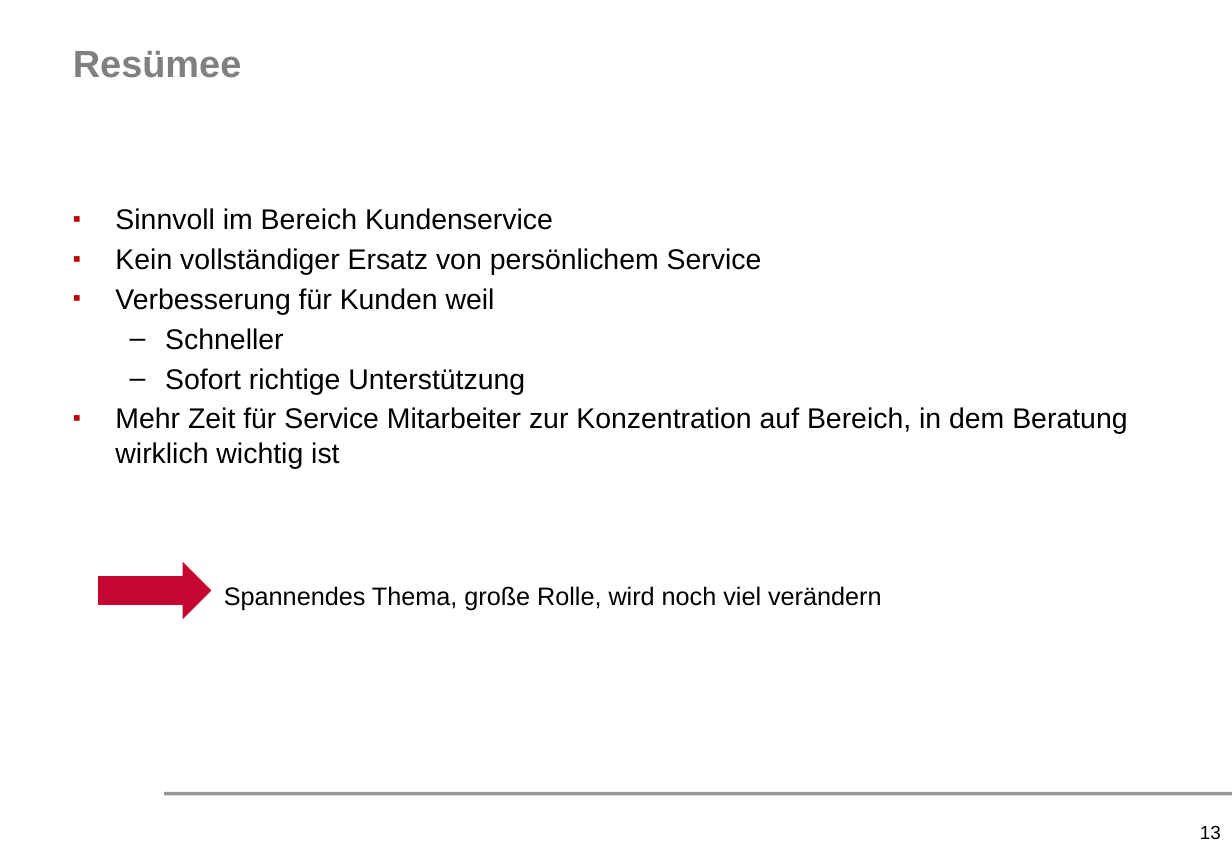
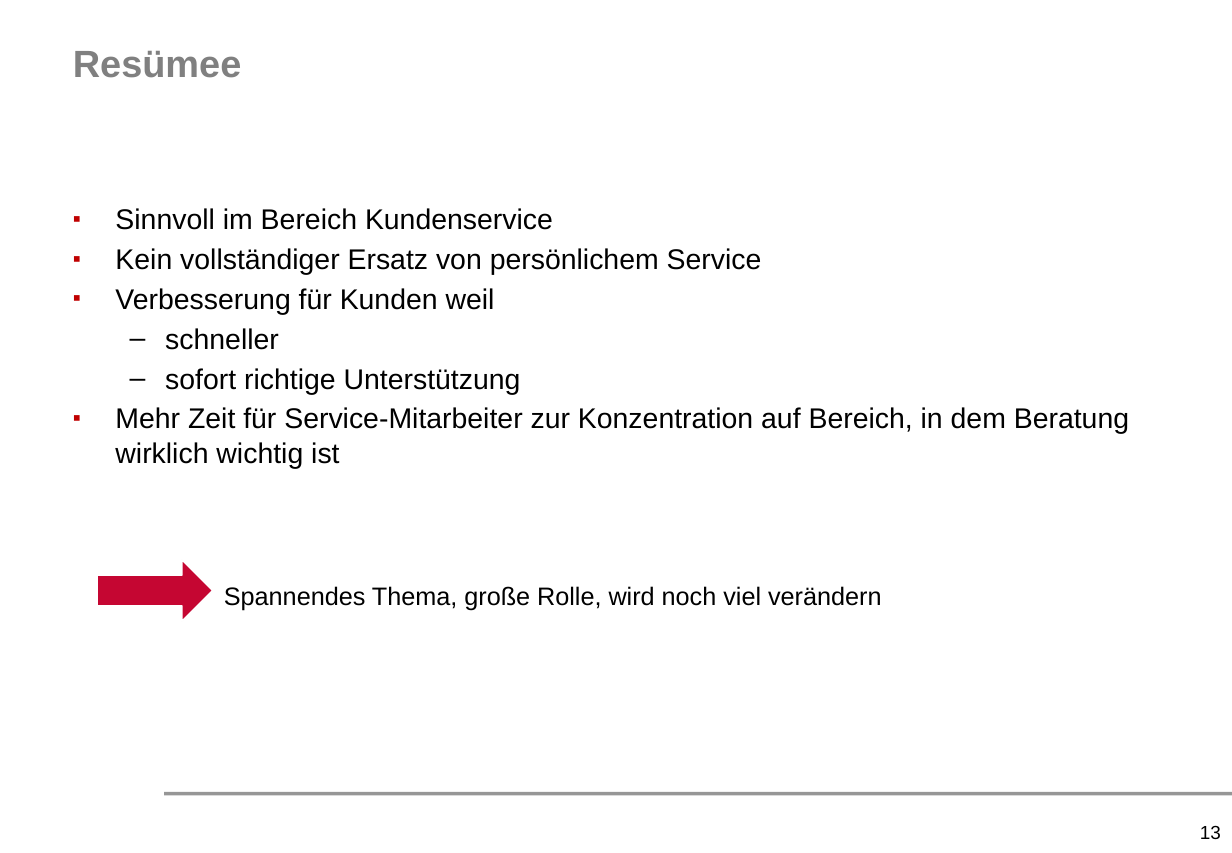
Before and after one commit to Kjani01/s06_praktika, a slide deck: slide 13 of CCFachtagung/HM-Computergrafik-Gruppe10.pptx. Drawn at 1232x853 pixels with LibreOffice and Linux fonts; fonts in the diff are those of the drawing; background and template pictures are left out. Boxes give left, top, right and bottom in pixels: in the first picture for what was removed or moved away, otherwise in the second. Text is boxed around its words. In the diff, an @@ line names an element or a change of style, - is before the commit and + after.

Commit message:
minor changes on pptx

```diff
--- a/CCFachtagung/HM-Computergrafik-Gruppe10.pptx
+++ b/CCFachtagung/HM-Computergrafik-Gruppe10.pptx
@@ text at bbox=[115, 328, 1129, 468]: text changed @@
-  – Schneller
-  – Sofort richtige Unterstützung
-▪ Mehr Zeit für Service Mitarbeiter zur Konzentration auf Bereich, in dem Beratung wirklich wichtig ist
+  – schneller
+  – sofort richtige Unterstützung
+▪ Mehr Zeit für Service-Mitarbeiter zur Konzentration auf Bereich, in dem Beratung wirklich wichtig ist
```
Also in this commit, not shown: 1 other slide changed.
